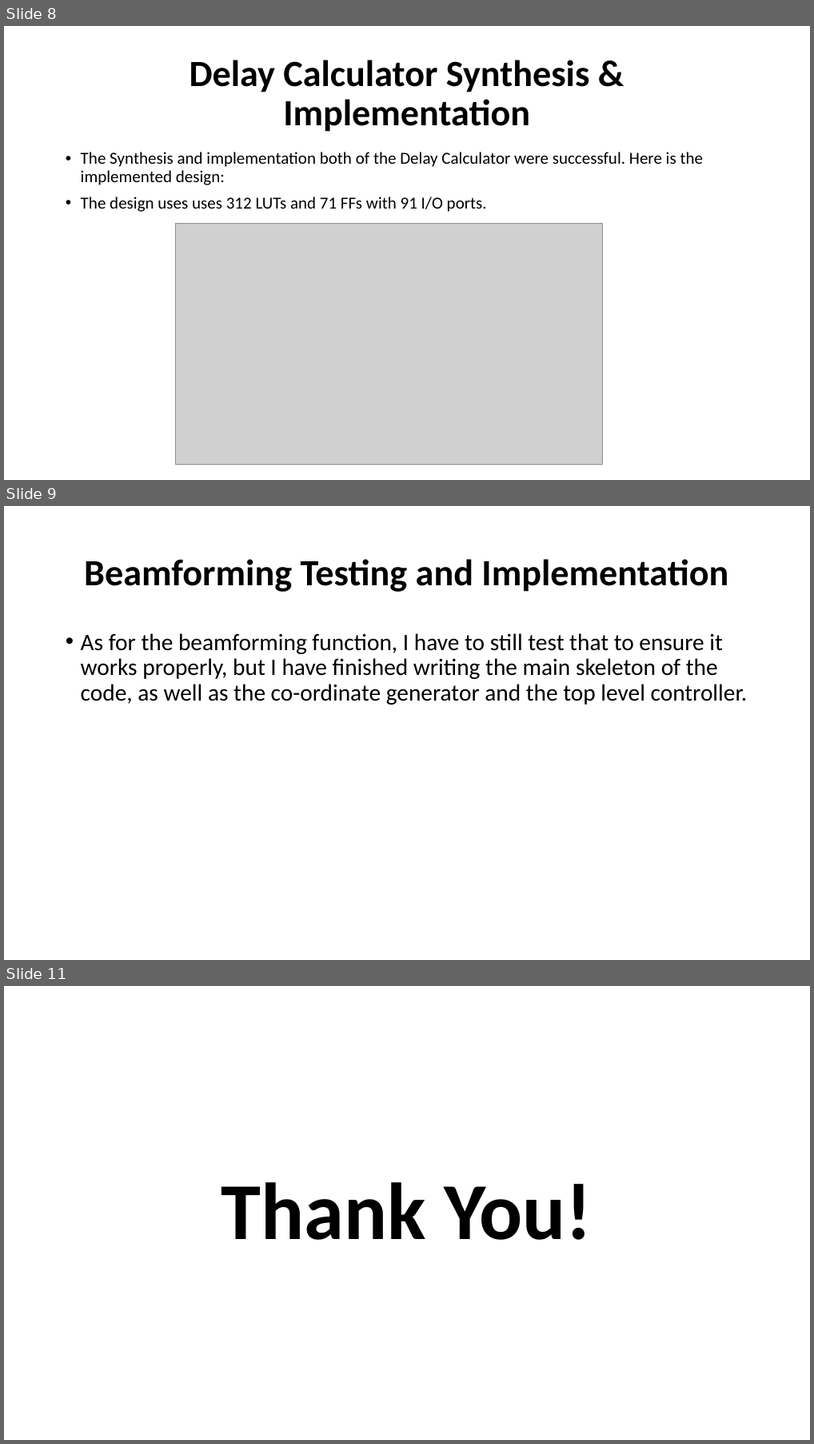
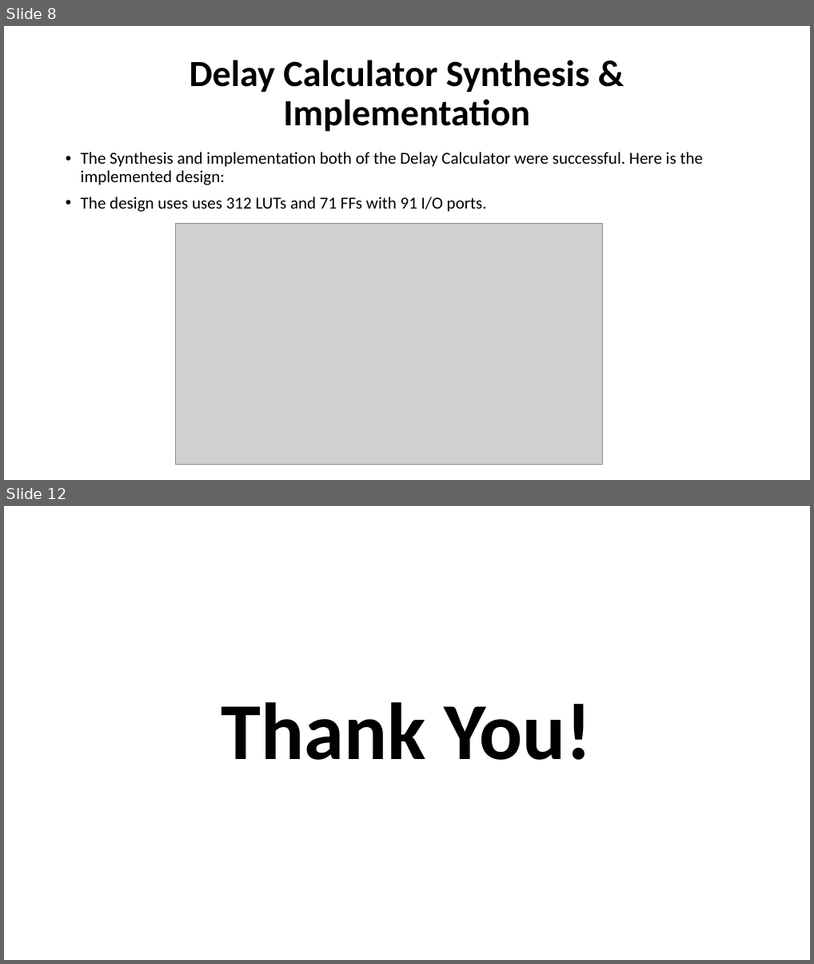
Before and after one commit to Divisht10/Real-time-Ultrasonic-Volterra-Filtering-on-FPGA, a slide deck: Project_Files/Presentations/Progress on the FPGA Implementation project.pptx. Shown one above the other, each under a label of ours: slides 8, 9 and 11 before the commit, slides 8 and 12 after it; the slides between them are not shown. The pictures are 814x1444 and 814x964 pixels, drawn with LibreOffice and Linux fonts; fonts in the diff are those of the drawing; grey boxes stand for pictures. Boxes give left, top, right and bottom in pixels: in the first picture for what was removed or moved away, otherwise in the second. Text is boxed around its words. In the diff, an @@ line names an element or a change of style, - is before the commit and + after.

```diff
--- a/Project_Files/Presentations/Progress on the FPGA Implementation project.pptx
+++ b/Project_Files/Presentations/Progress on the FPGA Implementation project.pptx
@@ slide 9 removed at <box>4,506,810,960</box>, background #FFFFFF @@
@@ title removed at <box>84,559,729,592</box> @@
-Beamforming Testing and Implementation
@@ text removed at <box>81,633,748,704</box> @@
-• As for the beamforming function, I have to still test that to ensure it works properly, but I have finished writing the main skeleton of the code, as well as the co-ordinate generator and the top level controller.
@@ what was slide 11 is now slide 12 @@
```
Also in this commit, not shown: 1 slide changed, 2 slides added.
